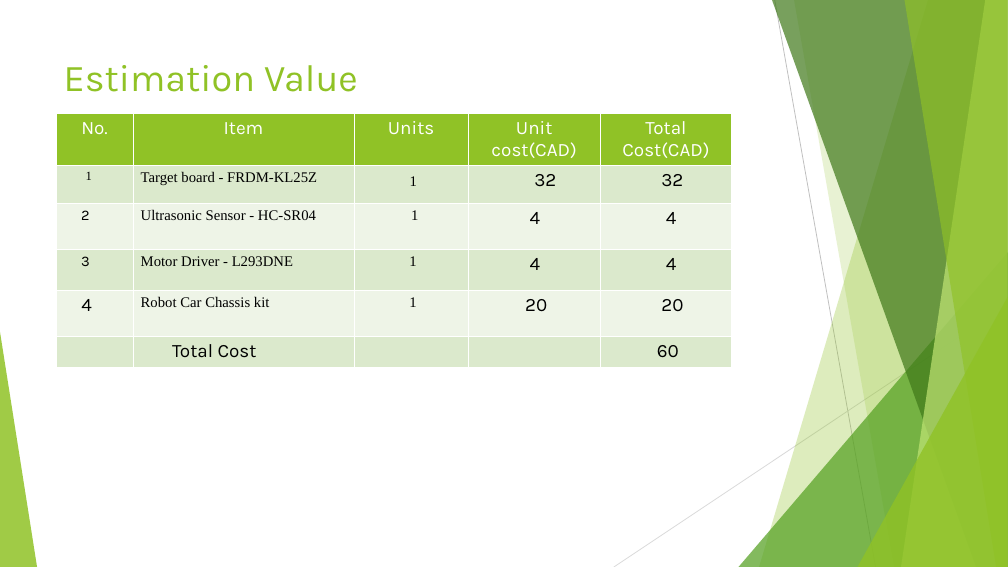
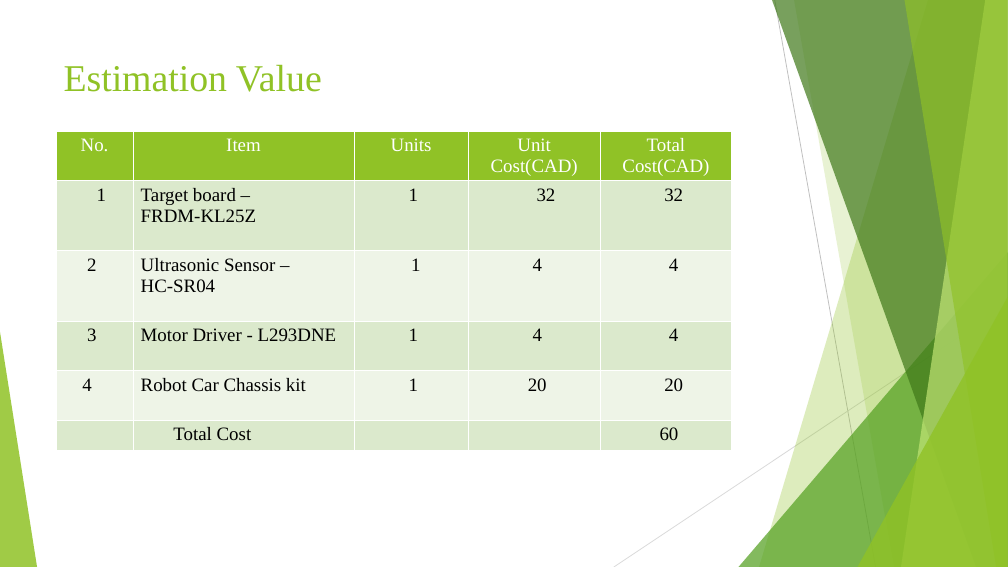
Before and after one commit to BusAI-Self-Driving-Car/Automatic-Braking-System, a slide deck: slide 8 of Project-Proposal/Automatic Braking System.pptx. Drawn at 1008x567 pixels with LibreOffice and Linux fonts; fonts in the diff are those of the drawing. Boxes give left, top, right and bottom in pixels: in the first picture for what was removed or moved away, otherwise in the second. Text is boxed around its words. In the diff, an @@ line names an element or a change of style, - is before the commit and + after.

```diff
--- a/Project-Proposal/Automatic Braking System.pptx
+++ b/Project-Proposal/Automatic Braking System.pptx
@@ title "Estimation Value" at (64,64,322,92): font Karla to Times New Roman @@
@@ table at (56,131,731,472) @@
-row 1, column 4: Unit cost(CAD)
+row 1, column 4: Unit Cost(CAD)
-row 2, column 2: Target board - FRDM-KL25Z
+row 2, column 2: Target board – / FRDM-KL25Z
-row 3, column 2: Ultrasonic Sensor - HC-SR04
+row 3, column 2: Ultrasonic Sensor – / HC-SR04
@@ font Karla to Times New Roman in "No.", "Item", "Units", "Total Cost(CAD)" and 13 more places @@
@@ size 12 to 18 pt in "1" @@
@@ size 14 to 18 pt in "1", "2", "1", "3" and 4 more places @@
@@ table: place and size @@
-table at (56,113,731,376)
+table at (56,131,731,472)
```
Also in this commit, not shown: 8 other slides changed.
